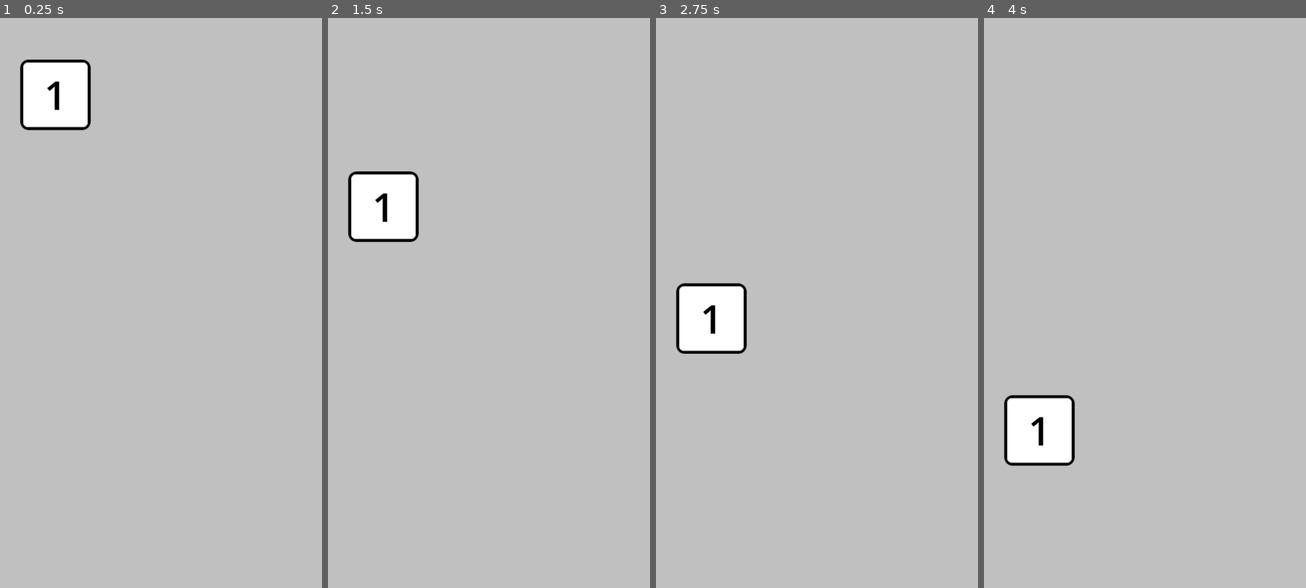
Above: before the commit, frames 1-4 (left to right).
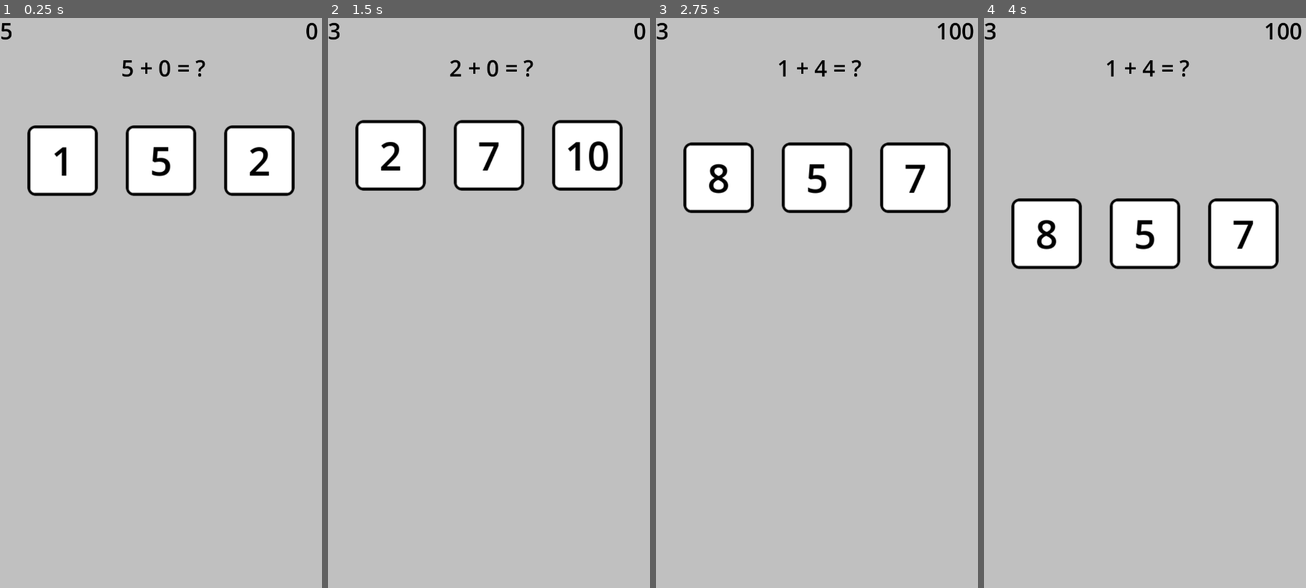
Above: after the commit, the same moments.

Repository: ditari/Math-mini-game
Game: Godot game, scene res://scenes/fall.tscn
The game is run twice, just before and just after one commit, with the same random seed, the same clock (stepped at 60 frames per second) and the same inputs.
Inputs (mouse positions are in pixels of both pictures, inside the frame that each line leads up to):
- Up to frame 1 (0.25 s): no input
- Up to frame 2 (1.5 s): click (389, 171) at 0.52 s; click (389, 177) at 1.27 s
- Up to frame 3 (2.75 s): click (717, 177) at 2.02 s
- Up to frame 4 (4 s): no input

The runs differ from the first frame. In frame 1, 11% of the frame differs, in the area x 0-99%, y 0-32%; in frame 2, 9.9%; in frame 3, 11%; in frame 4, 11%, in the area x 0-99%, y 0-79%.

Commit message:
fall game mockup selesai

Diff:
--- a/scenes/fall.tscn
+++ b/scenes/fall.tscn
@@ -12,3 +12,38 @@
 texture = ExtResource("2_xhlvp")
 
 [node name="arrayboxes" type="Node2D" parent="."]
+
+[node name="questionlabel" type="Label" parent="."]
+anchors_preset = 8
+anchor_left = 0.5
+anchor_top = 0.5
+anchor_right = 0.5
+anchor_bottom = 0.5
+offset_top = 79.0
+offset_right = 731.0
+offset_bottom = 157.0
+grow_horizontal = 2
+grow_vertical = 2
+size_flags_horizontal = 4
+theme_override_colors/font_color = Color(0, 0, 0, 1)
+theme_override_font_sizes/font_size = 50
+text = "test"
+horizontal_alignment = 1
+vertical_alignment = 1
+
+[node name="hplabel" type="Label" parent="."]
+offset_right = 164.0
+offset_bottom = 72.0
+theme_override_colors/font_color = Color(0, 0, 0, 1)
+theme_override_font_sizes/font_size = 50
+text = "HP"
+
+[node name="scorelabel" type="Label" parent="."]
+offset_left = 445.0
+offset_right = 712.0
+offset_bottom = 72.0
+theme_override_colors/font_color = Color(0, 0, 0, 1)
+theme_override_font_sizes/font_size = 50
+text = "100
+"
+horizontal_alignment = 2
--- a/scenes/fallbox.tscn
+++ b/scenes/fallbox.tscn
@@ -5,6 +5,12 @@
 
 [node name="Node2D" type="Node2D"]
 script = ExtResource("1_dd3eu")
+
+[node name="Button" type="Button" parent="."]
+offset_left = -71.0
+offset_top = -69.0
+offset_right = 69.0
+offset_bottom = 70.0
 
 [node name="box" type="Sprite2D" parent="."]
 scale = Vector2(1.25, 1.25)
@@ -28,3 +34,5 @@
 text = "10"
 horizontal_alignment = 1
 vertical_alignment = 1
+
+[connection signal="pressed" from="Button" to="." method="_on_button_pressed"]
--- a/scripts/fall.gd
+++ b/scripts/fall.gd
@@ -2,27 +2,106 @@
 
 var fallboxscene: PackedScene = load("res://scenes/fallbox.tscn")
 var fallbox
+var hp = 5
+var score = 0
 
-var gaps
+var correctanswer = 0
+
+var correct_out_screen = false
+var clicked_right
 
 # Called when the node enters the scene tree for the first time.
 func _ready():
+	randomize()
+	generatequestion()
+	$hplabel.text = str(hp)
+	$scorelabel.text = str(score)
+
+func _process(delta):
+	if correct_out_screen == false:
+		if clicked_right == true:
+			score = score + 100
+			deletearrayboxes()
+			generatequestion()
+		elif clicked_right == false:
+			hp = hp-1
+			deletearrayboxes()
+			generatequestion()
+	else:
+		hp = hp-1
+		deletearrayboxes()
+		generatequestion()
+
+	$hplabel.text = str(hp)
+	$scorelabel.text = str(score)
+
+	if hp <= 0:
+		print("gameover")
+
+func get_unique_numbers(erasednumber):
+	var numbers = [0,1,2,3,4,5,6,7,8,9,10]
+	# Remove forbidden number
+	numbers.erase(erasednumber)
+	# Randomize the order
+	numbers.shuffle()
+	return numbers
+
+
+func generatequestion():
+	clicked_right = null
+	correct_out_screen = false
+
+	var a = randi_range(0, 5)
+	var b = randi_range(0, 5)
+	correctanswer = a + b
+	$questionlabel.text = str(a) + " + " + str(b) + " = ?"
+
+	var numbers = get_unique_numbers(correctanswer)
+	var wronganswer1 = numbers[1]
+	var wronganswer2 = numbers[2]
+
+	var r = randi_range(1, 3)
+
+	if r == 1 :
+		generateboxes(correctanswer,wronganswer1,wronganswer2)
+	elif r == 2 :
+		generateboxes(wronganswer1,correctanswer,wronganswer2)
+	else:
+		generateboxes(wronganswer1,wronganswer2,correctanswer)
+
+
+func generateboxes(a,b,c):
 	var screen_size = get_viewport_rect().size
+	var gaps = ((screen_size.x - (160*3))/4) #1kotak width nya 160
 
-	#var screen_size_x = screen_size.x
-	#var screen_size_y = screen_size.y
-	gaps = ((screen_size.x - (160*3))/4) + 64
+	generatebox(a, gaps+80,300) #+80 karena di tengah?
+	generatebox(b, 2*gaps+160+80,300)
+	generatebox(c, 3*gaps+320+80,300)
 
+func generatebox(text,x,y):
 	fallbox = fallboxscene.instantiate()
-	fallbox.position = Vector2(gaps,128)
+	fallbox.position = Vector2(x,y)
 
 	$arrayboxes.add_child(fallbox)
-	fallbox.set_label("1")
-	fallbox.set_speed(200)
+	fallbox.set_label(text)
+	fallbox.set_speed(100)
+	fallbox.connect("out_of_screen", box_out_of_screen)
+	fallbox.connect("button_pressed", box_pressed)
 
+func deletearrayboxes():
+	for child in $arrayboxes.get_children():
+		child.queue_free()
+
+func box_out_of_screen(number):
+	if number == correctanswer:
+		correct_out_screen = true
+
+func box_pressed(number):
+	if number == correctanswer:
+		clicked_right = true
+	else:
+		clicked_right = false
 
 
 
 # Called every frame. 'delta' is the elapsed time since the previous frame.
-func _process(delta):
-	pass
--- a/scripts/fallbox.gd
+++ b/scripts/fallbox.gd
@@ -7,9 +7,11 @@
 
 # Called when the node enters the scene tree for the first time.
 signal button_pressed(number)
+signal out_of_screen(number)
 
-func set_label(text):
-	label.text = text
+func set_label(t):
+	label.text = str(t)
+	number = t
 
 func set_speed(s):
 	speed = s
@@ -19,6 +21,7 @@
 
 	var screen_size = get_viewport_rect().size
 	if position.y > (screen_size.y +160):
+		emit_signal("out_of_screen", number)
 		queue_free()
 
 func _on_button_pressed():
